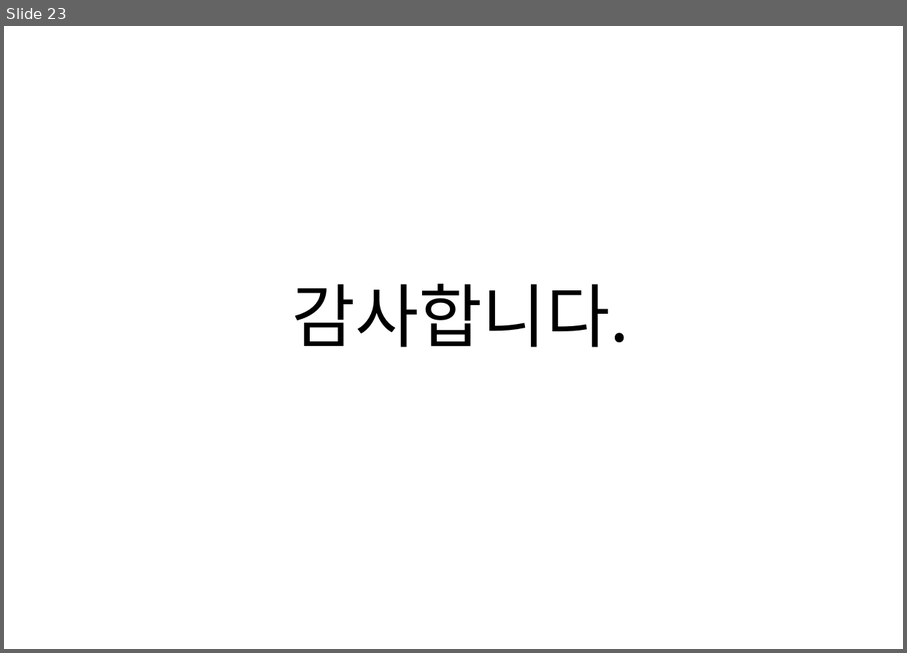
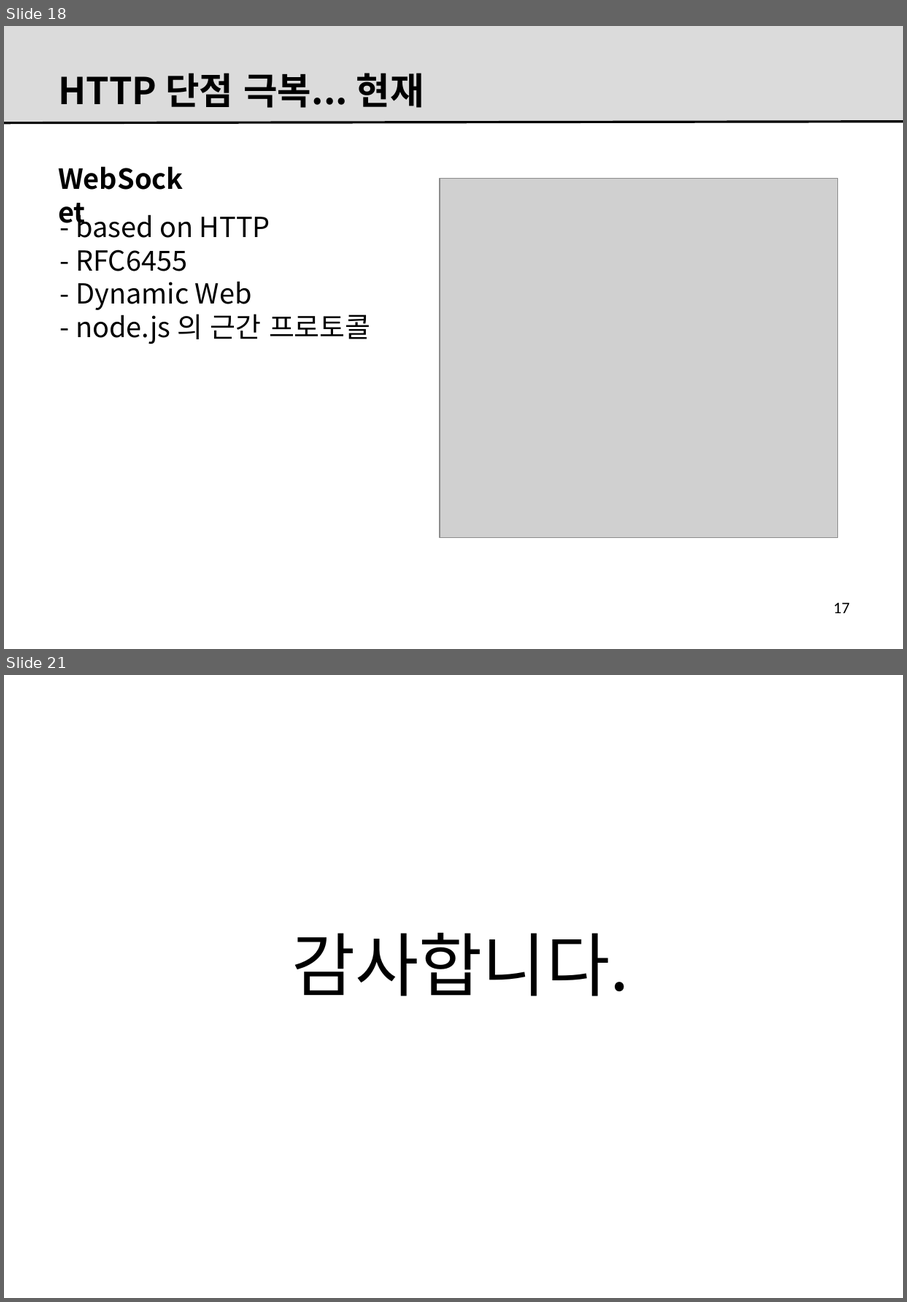
Before and after one commit to kitdvl/CodeX, a slide deck: Lectures/0002.FE.vs.BE.pptx. Shown one above the other, each under a label of ours: slide 23 before the commit, slides 18 and 21 after it; the slides between them are not shown. The pictures are 907x653 and 907x1302 pixels, drawn with LibreOffice and Linux fonts; fonts in the diff are those of the drawing; grey boxes stand for pictures; background and template pictures are left out. Boxes give left, top, right and bottom in pixels: in the first picture for what was removed or moved away, otherwise in the second. Text is boxed around its words. In the diff, an @@ line names an element or a change of style, - is before the commit and + after.

```diff
--- a/Lectures/0002.FE.vs.BE.pptx
+++ b/Lectures/0002.FE.vs.BE.pptx
@@ slide 18 added at bbox=[4, 26, 903, 649], background #FFFFFF @@
@@ rectangle added at bbox=[4, 26, 903, 123], fill #DBDBDB @@
@@ title added at bbox=[59, 73, 424, 108], 32 pt, text #000000, bold @@
+HTTP 단점 극복... 현재
@@ line added from (4, 123) to (903, 122), #000000 2 pt @@
@@ text added at bbox=[50, 157, 203, 199], 24 pt, text #000000, bold @@
+WebSocket
@@ picture added at bbox=[440, 178, 838, 538] @@
@@ text added at bbox=[76, 209, 371, 344], 24 pt, text #000000 @@
+- based on HTTP
+- RFC6455
+- Dynamic Web
+- node.js 의 근간 프로토콜
@@ page number added at bbox=[834, 602, 850, 613], 14 pt, text #000000 @@
+17
@@ what was slide 23 is now slide 21 @@
```
Also in this commit, not shown: 1 slide changed, 18 other slides added, 21 slides removed, 44 other files.
